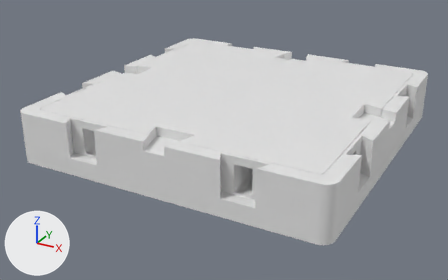
An edit to the glTF model modelos/cam8.glb, drawn before and after from the same camera.
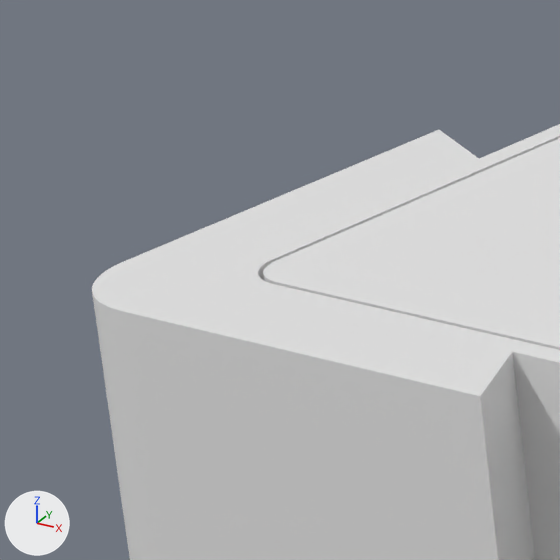
The first picture shows the older version from a 50 mm camera at (152.0, -244.1, 91.3) aimed at (51.7, -61.7, 0.1). The close-ups show the older and then the newer version on the part from 2% to 17% of the width and 27% to 51% of the height of that picture. Only the edits that show in the close-ups are written down. The lights are fixed; the arrows at lower left show +X, +Y and +Z.

Objects in the first close-up: 'acr__tampa_acrilico', 'corpo__corpo'.
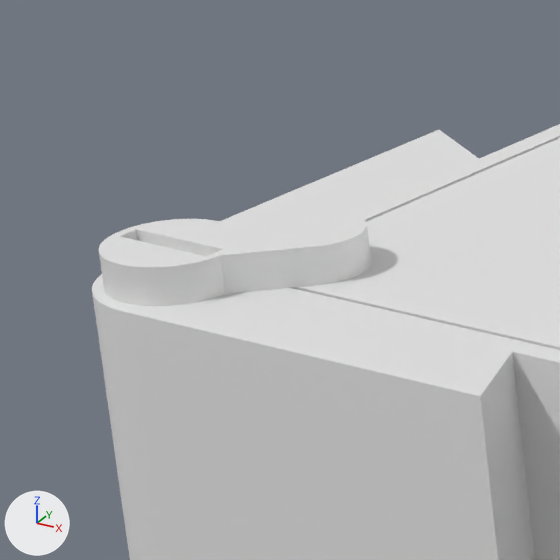
The edits, one by one:
Mesh me_verde__presilha_tampa_acrilico_0 is new.
It has 441 vertices, 878 faces and spans x 0.7..9.22, y -109.3..-100.78, z 13.4..19.6.
Object 'verde__presilha_tampa_acrilico_0' (ob_verde__presilha_tampa_acrilico_0) is new; it shows me_verde__presilha_tampa_acrilico_0.
Its location is (0.0, 0.0, 0.0).

Location of each change, (x1, y1, x2, y2) in pixels of the close-ups (560 x 560 px):
'verde__presilha_tampa_acrilico_0', added: after (99, 212, 371, 306)
